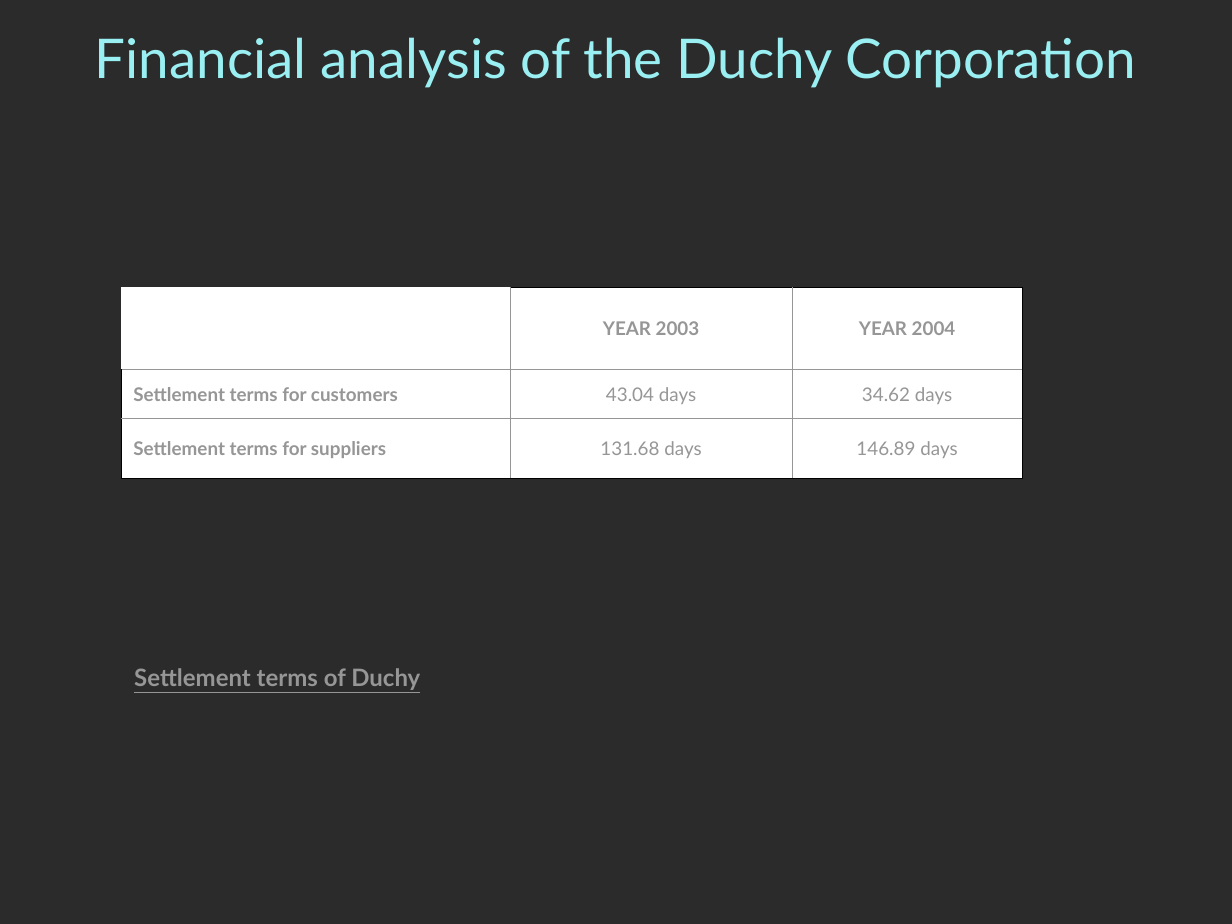
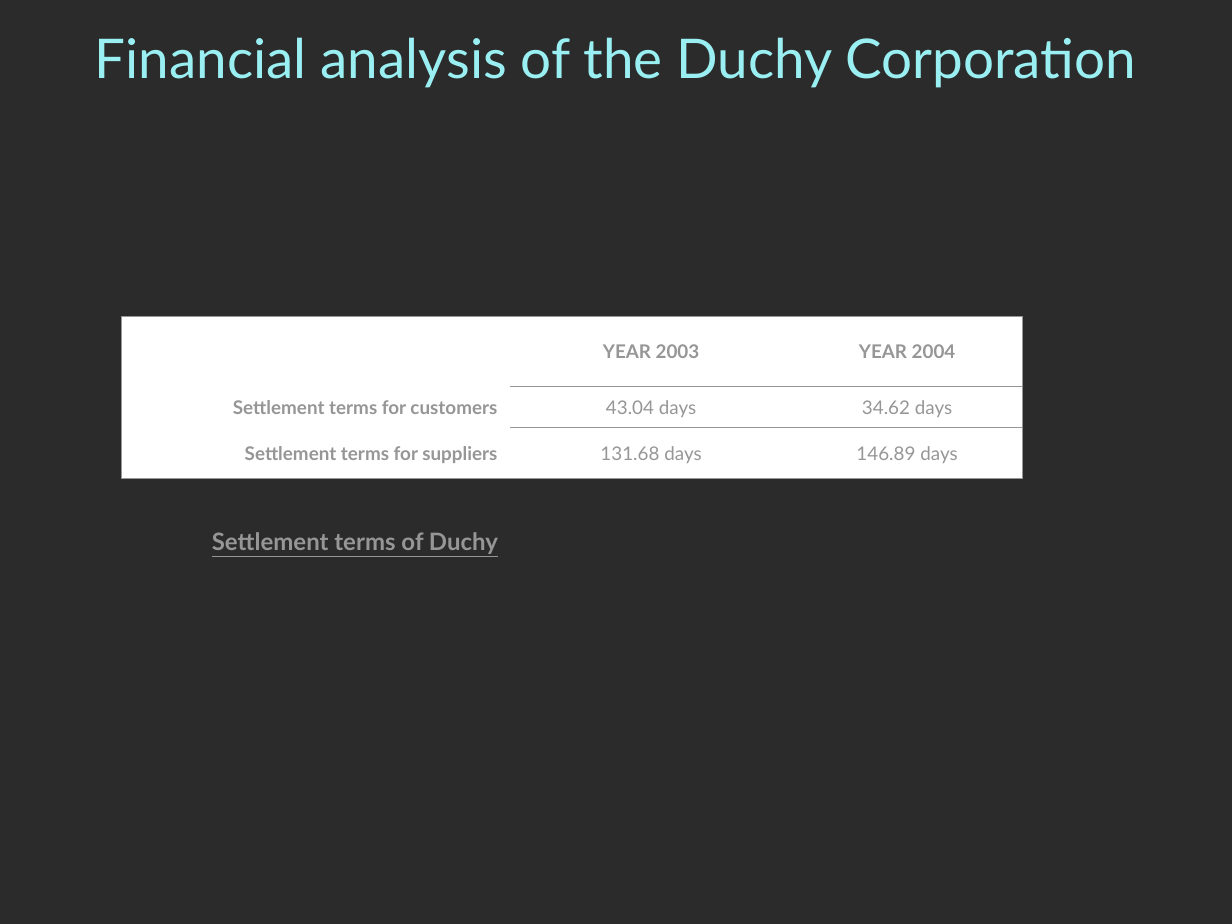
Before and after one commit to pngames/pavillon-noir, a slide deck: slide 4 of .others/tertiaire/tertiaire_finance.ppt. Drawn at 1232x924 pixels with LibreOffice and Linux fonts; fonts in the diff are those of the drawing; background and template pictures are left out; a plain dark background stands for a picture behind light text. Boxes give left, top, right and bottom in pixels: in the first picture for what was removed or moved away, otherwise in the second. Text is boxed around its words. In the diff, an @@ line names an element or a change of style, - is before the commit and + after.

```diff
--- a/.others/tertiaire/tertiaire_finance.ppt
+++ b/.others/tertiaire/tertiaire_finance.ppt
@@ table at (x1=121, y1=317, x2=1020, y2=479) @@
@@ alignment left to right @@
@@ borders changed @@
@@ table resized from (x1=121, y1=287, x2=1020, y2=478) to (x1=121, y1=317, x2=1020, y2=479) @@
@@ text "Settlement terms of Duchy" moved from (x1=134, y1=668, x2=420, y2=690) to (x1=212, y1=532, x2=498, y2=554) @@
```
Also in this commit, not shown: 3 other slides changed, 1 slide added.
